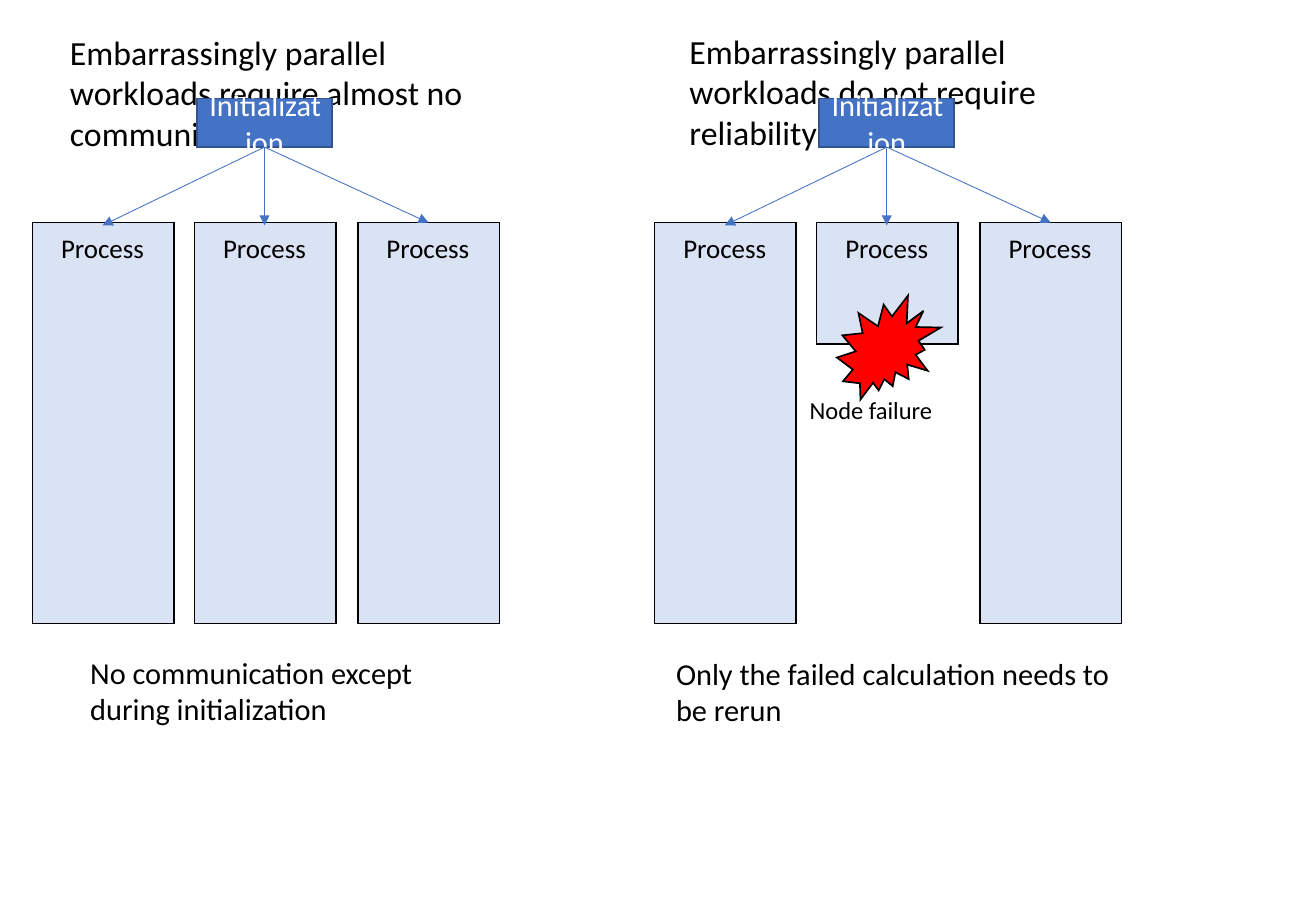
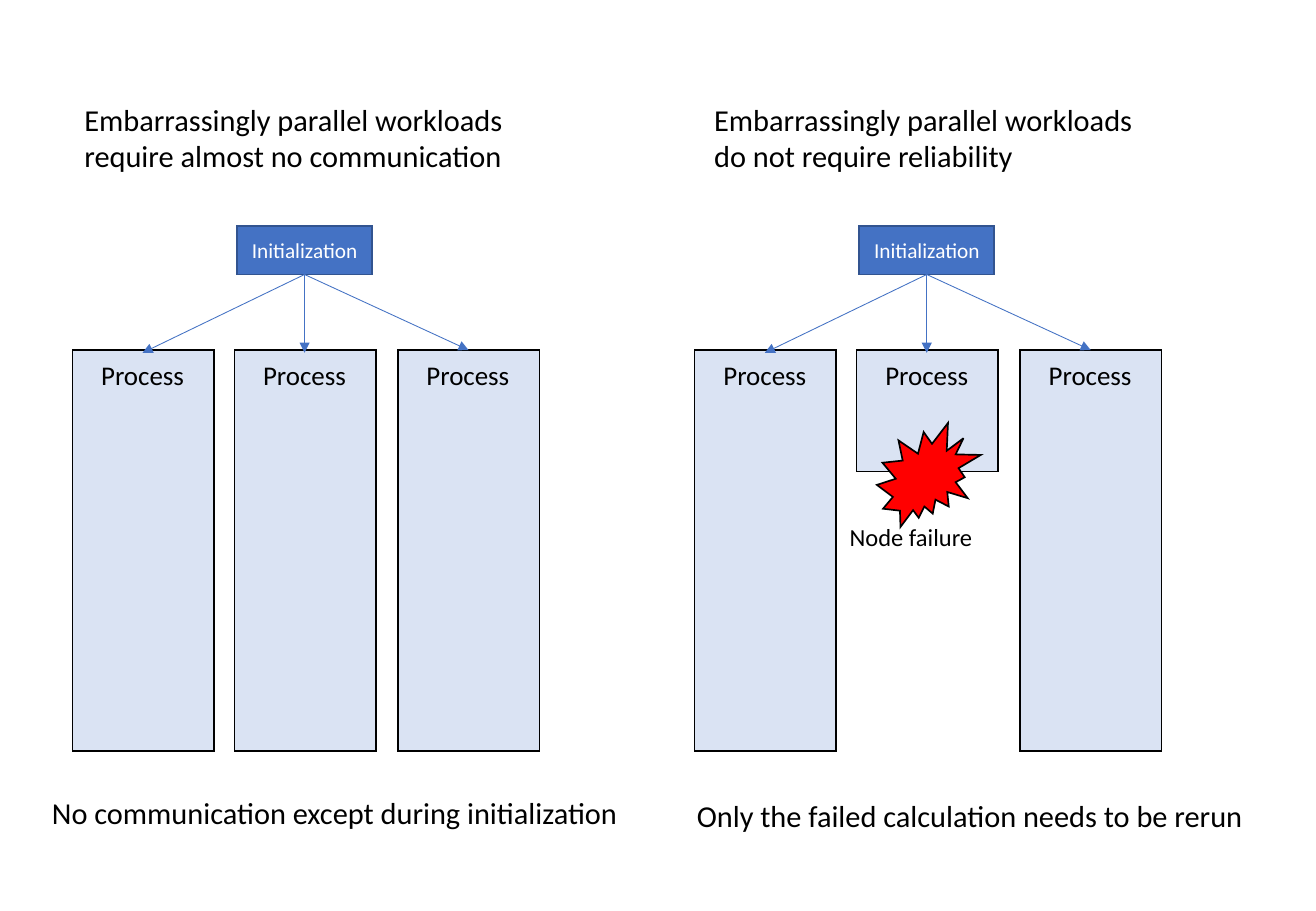
Before and after one commit to kaityo256/sevendayshpc, a slide deck: slide 2 of site-assets/sources/day4/fig-ja-en.pptx. Drawn at 1316x911 pixels with LibreOffice and Linux fonts; fonts in the diff are those of the drawing. Boxes give left, top, right and bottom in pixels: in the first picture for what was removed or moved away, otherwise in the second. Text is boxed around its words. In the diff, an @@ line names an element or a change of style, - is before the commit and + after.

```diff
--- a/site-assets/sources/day4/fig-ja-en.pptx
+++ b/site-assets/sources/day4/fig-ja-en.pptx
@@ text "Embarrassingly parallel workloads require almost ...": place and size @@
-text "Embarrassingly parallel workloads require almost ..." at (70, 41, 463, 154)
+text "Embarrassingly parallel workloads require almost ..." at (84, 110, 502, 172)
@@ text "Embarrassingly parallel workloads require almost ..." at (84, 110, 502, 172): size 20 to 18 pt @@
@@ text "Embarrassingly parallel workloads do not ..." at (714, 110, 1132, 172): size 20 to 18 pt @@
@@ text "Embarrassingly parallel workloads do not ...": place and size @@
-text "Embarrassingly parallel workloads do not ..." at (689, 40, 1036, 151)
+text "Embarrassingly parallel workloads do not ..." at (714, 110, 1132, 172)
@@ rectangle "Initialization" at (237, 226, 372, 275): size 18 to 12.6 pt @@
@@ rectangle "Initialization" at (859, 226, 994, 275): size 18 to 12.6 pt @@
@@ 8 rectangles, 6 arrows, 1 irregular seal: place and size @@
-8 rectangles, 6 arrows, 1 irregular seal at (33, 98, 1123, 623)
+8 rectangles, 6 arrows, 1 irregular seal at (73, 226, 1163, 751)
@@ 7 texts: place and size @@
-7 texts at (61, 240, 1092, 419)
+7 texts at (101, 367, 1132, 546)
@@ text "No communication except during initialization" rewrapped from (90, 663, 412, 726) to (52, 803, 617, 830) @@
@@ text "Only the failed calculation needs ..." rewrapped from (676, 664, 1109, 722) to (697, 806, 1242, 832) @@
```
Also in this commit, not shown: 5 other slides changed, 6 other files.
